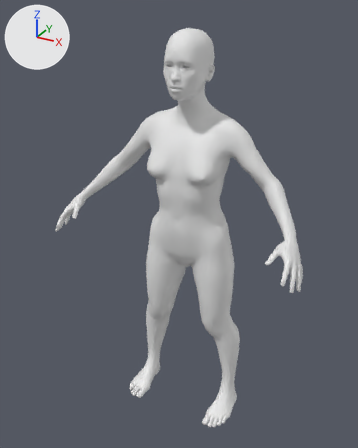
A saved change to the glTF model game/assets/humans/goblin_female_adult.glb.
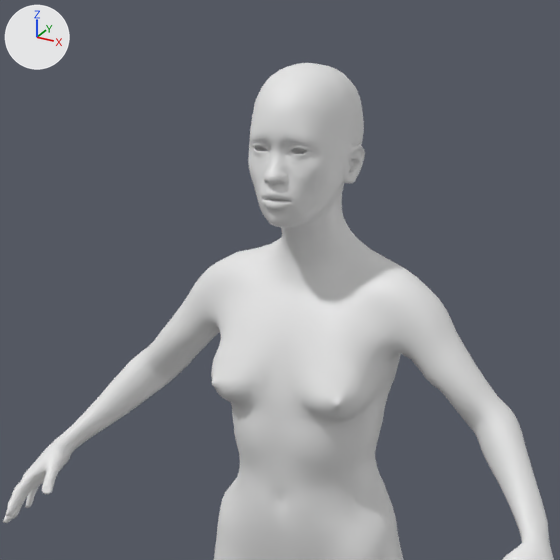
Each version is shown whole from a 50 mm camera at (0.644, -1.274, 1.254) aimed at (-0.017, -0.072, 0.653), then close up on the part from 15% to 84% of the width and 0% to 55% of the height. The lights are fixed; the arrows at upper left show +X, +Y and +Z. The older version's two pictures come first. Materials are left out; every surface is plain grey. Vertices at exactly the same position are counted once.

Objects in the first close-up: 'Body'.
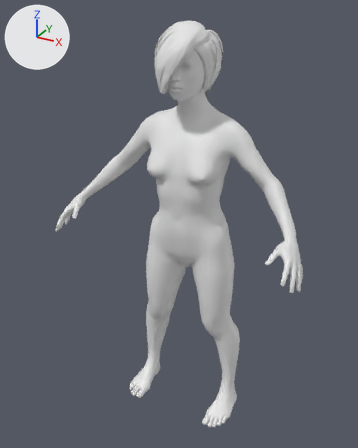
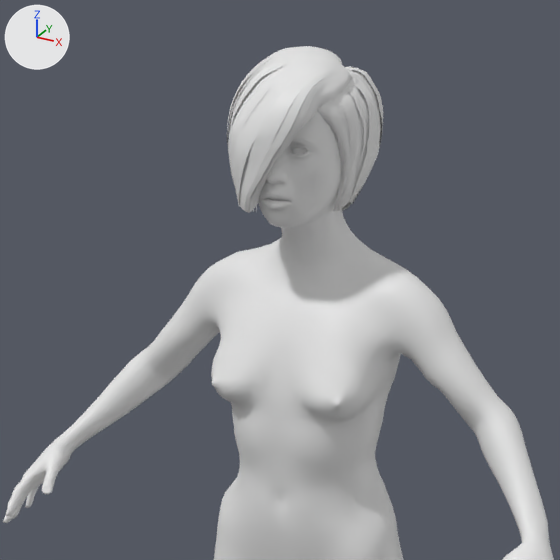
Changed parts and their boxes [x1, y1, x2, y2] in the close-ups (560 x 560 px):
'Body', reshaped
    before: [3, 63, 554, 560]
    after: [3, 46, 554, 560]
part 1 of me_mesh_0, added
    after: [227, 46, 383, 213]

The change in detail:
me_mesh_0 is used by ob_body; location (0.0, 0.0, 0.0).
me_mesh_0 had 13380 vertices, 26756 faces and spanned x -0.393..0.393, y -0.234..0.066, z 0.002..1.202.
me_mesh_0 now has 18829 vertices, 35669 faces and spans x -0.393..0.393, y -0.234..0.066, z 0.002..1.22.
me_mesh_0 part 1: 5449 vertices added at x -0.096..0.082, y -0.147..0.06, z 1.018..1.22.
